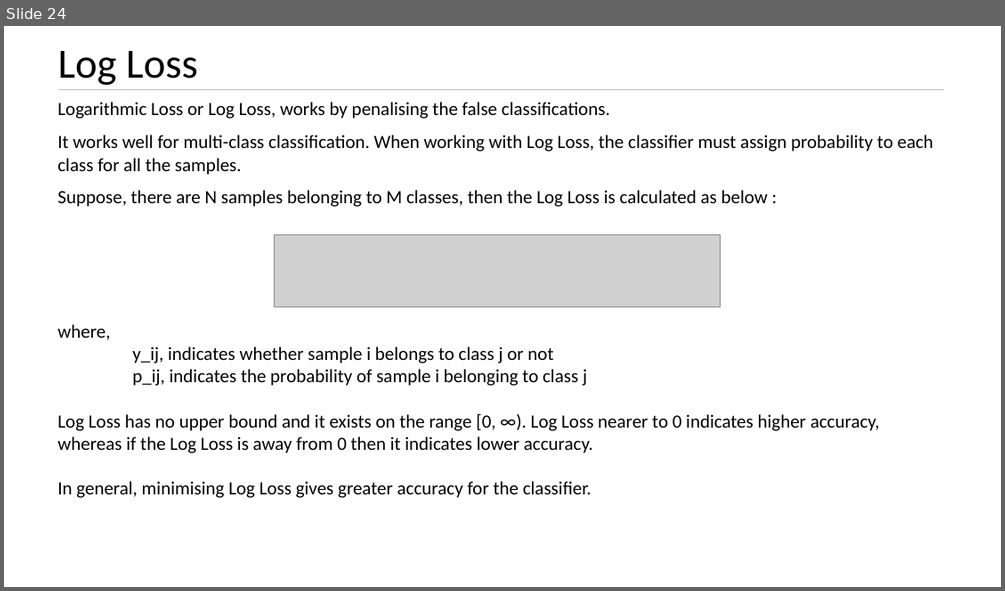
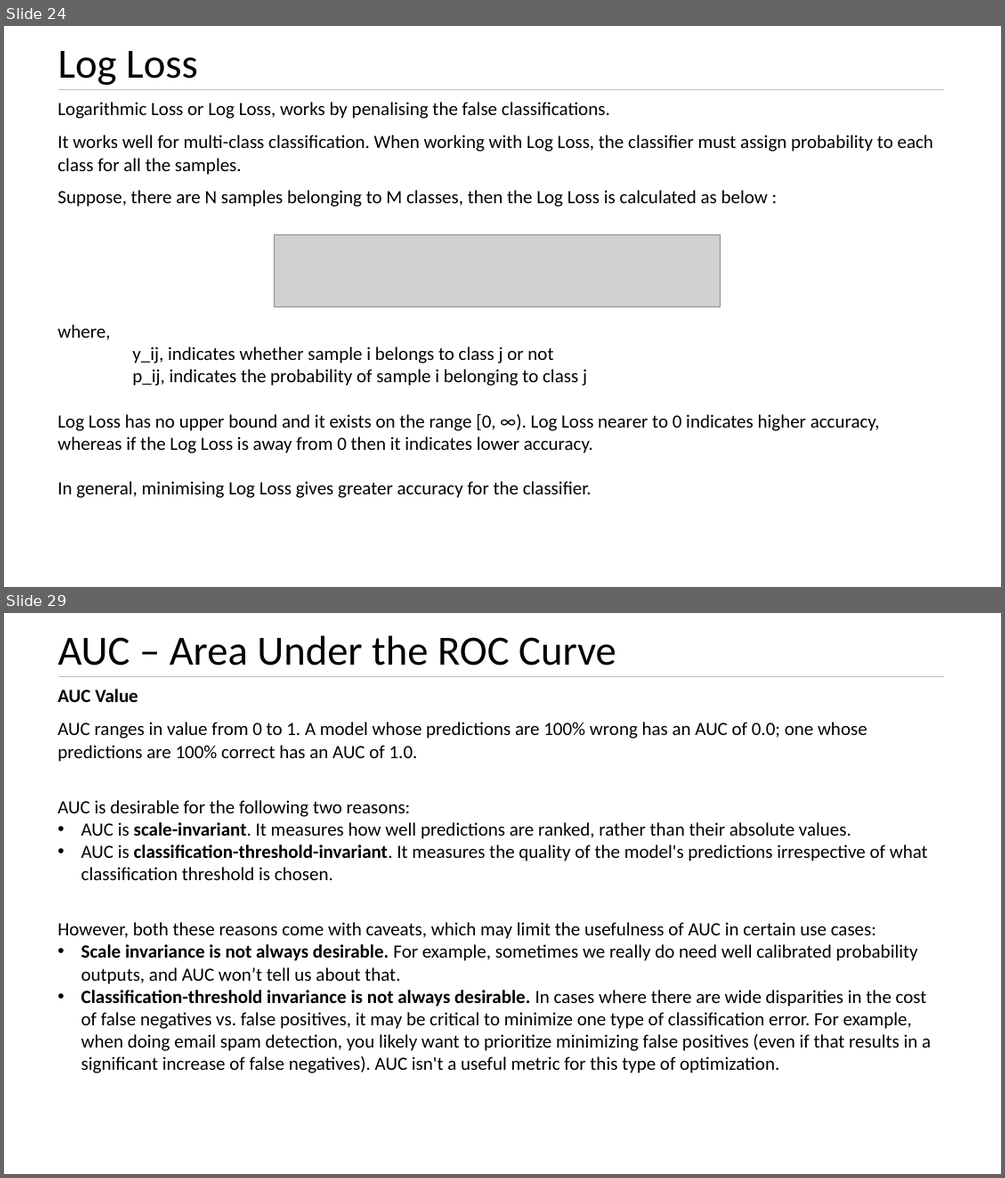
Before and after one commit to kushkul/Intro-to-Analytics, a slide deck: Machine Learning/Lesson 10 Performance Metrics.pptx. Shown one above the other, each under a label of ours: slide 24 before the commit, slides 24 and 29 after it; the slides between them are not shown. The pictures are 1005x591 and 1005x1178 pixels, drawn with LibreOffice and Linux fonts; fonts in the diff are those of the drawing; grey boxes stand for pictures. Boxes give left, top, right and bottom in pixels: in the first picture for what was removed or moved away, otherwise in the second. Text is boxed around its words. In the diff, an @@ line names an element or a change of style, - is before the commit and + after.

```diff
--- a/Machine Learning/Lesson 10 Performance Metrics.pptx
+++ b/Machine Learning/Lesson 10 Performance Metrics.pptx
@@ slide 29 added at [4, 613, 1001, 1174], background #FFFFFF @@
@@ text added at [58, 635, 616, 666], 40 pt, text #000000 @@
+AUC – Area Under the ROC Curve
@@ text added at [57, 689, 930, 1073], 18 pt, text #000000 @@
+AUC Value
+AUC ranges in value from 0 to 1. A model whose predictions are 100% wrong has an AUC of 0.0; one whose predictions are 100% correct has an AUC of 1.0.
+AUC is desirable for the following two reasons:
+• AUC is scale-invariant. It measures how well predictions are ranked, rather than their absolute values.
+• AUC is classification-threshold-invariant. It measures the quality of the model's predictions irrespective of what classification threshold is chosen.
+However, both these reasons come with caveats, which may limit the usefulness of AUC in certain use cases:
+• Scale invariance is not always desirable. For example, sometimes we really do need well calibrated probability outputs, and AUC won’t tell us about that.
+• Classification-threshold invariance is not always desirable. In cases where there are wide disparities in the cost of false negatives vs. false positives, it may be critical to minimize one type of classification error. For example, when doing email spam detection, you likely want to prioritize minimizing false positives (even if that results in a significant increase of false negatives). AUC isn't a useful metric for this type of optimization.
@@ line added from (58, 676) to (945, 676), #BFBFBF 0.5 pt @@
```
Also in this commit, not shown: 1 slide changed, 9 other slides added.
